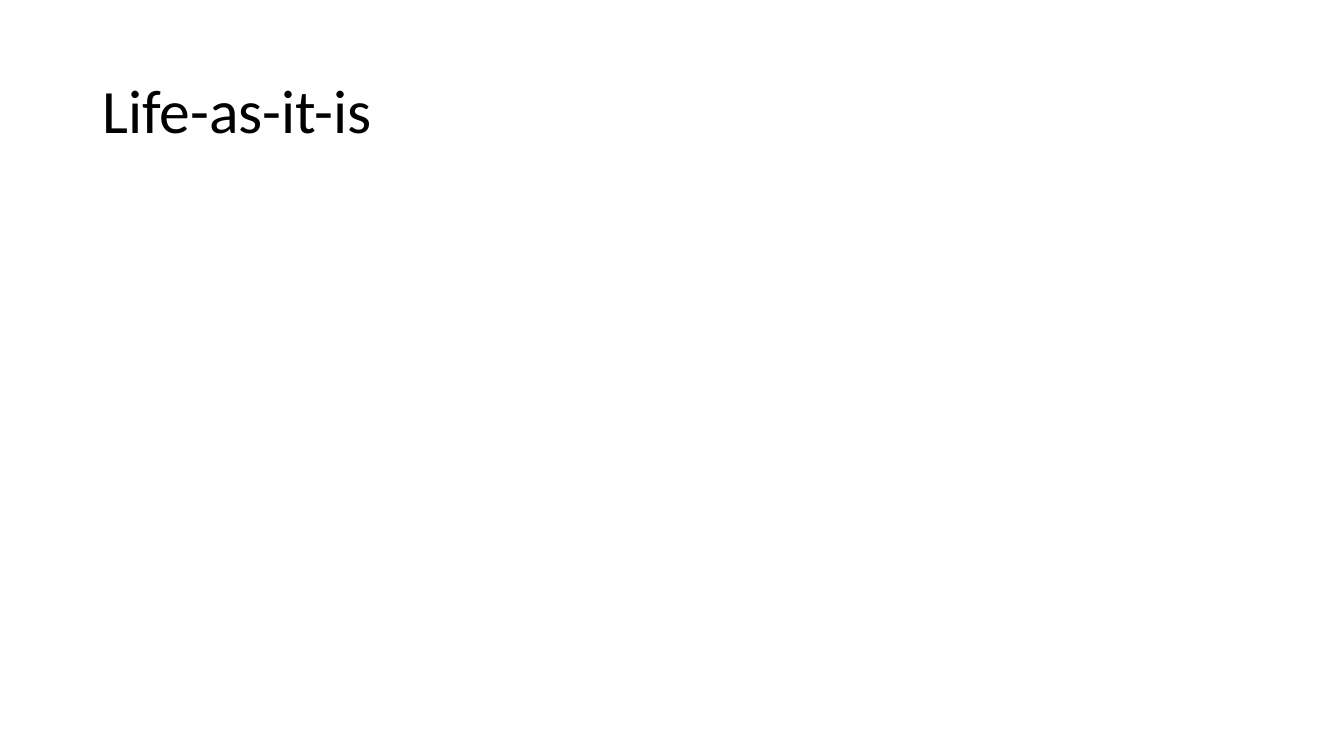
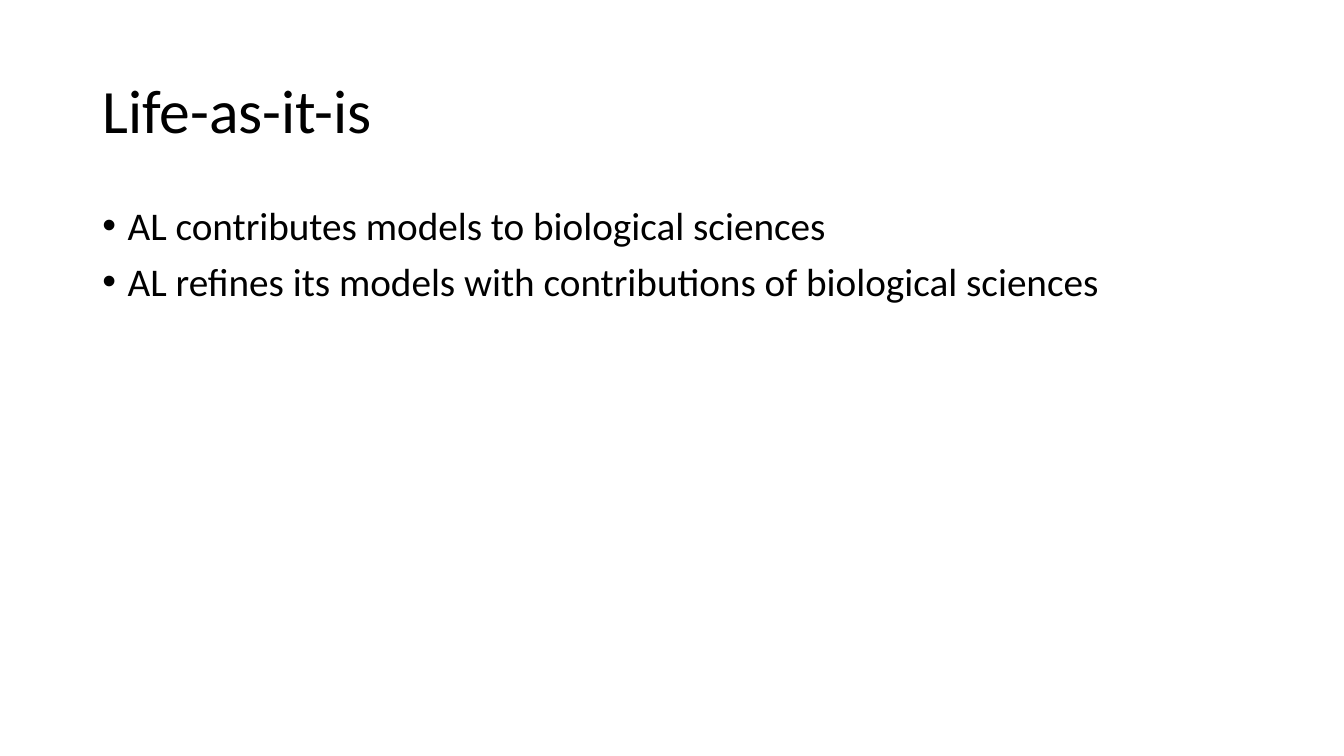
Before and after one commit to BenChurch/Fall2016, a slide deck: slide 6 of CISC879/ChapterPresentation/LectureSlidesCh8.pptx (slide 5 before the commit). Drawn at 1344x756 pixels with LibreOffice and Linux fonts; fonts in the diff are those of the drawing. Boxes give left, top, right and bottom in pixels: in the first picture for what was removed or moved away, otherwise in the second. Text is boxed around its words. In the diff, an @@ line names an element or a change of style, - is before the commit and + after.

```diff
--- a/CISC879/ChapterPresentation/LectureSlidesCh8.pptx
+++ b/CISC879/ChapterPresentation/LectureSlidesCh8.pptx
@@ text added at (x1=128, y1=212, x2=1098, y2=303), 28 pt, text #000000 @@
+• AL contributes models to biological sciences
+• AL refines its models with contributions of biological sciences
```
Also in this commit, not shown: 5 other slides changed, 4 slides added, 5 other files.
